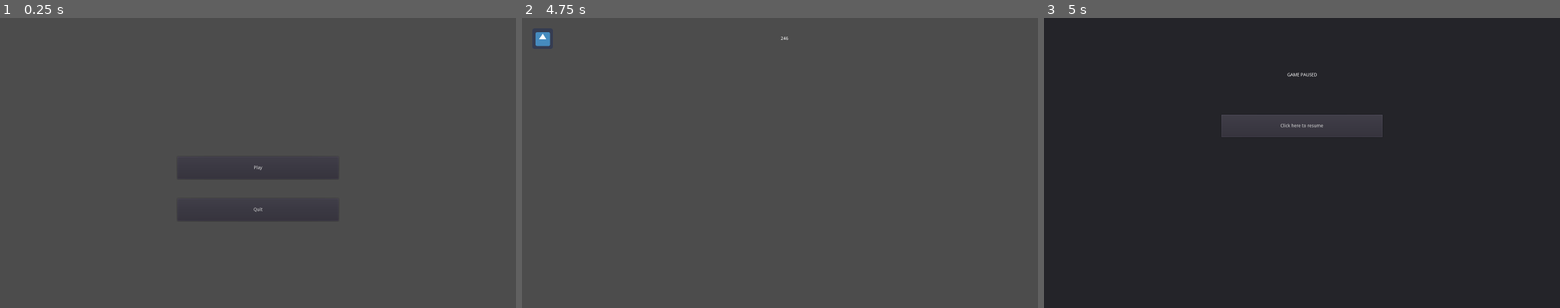
Above: before the commit, frames 1-3 (left to right).
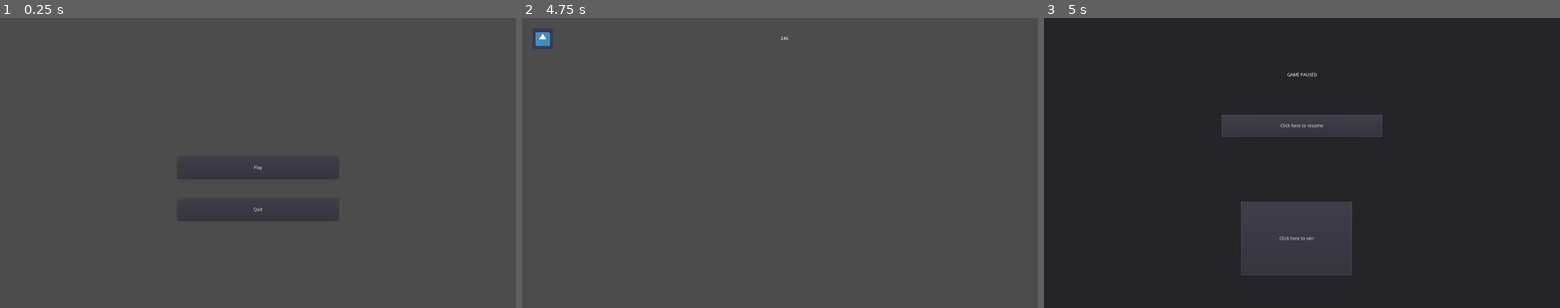
Above: after the commit, the same moments.

Repository: SuperZikoure/Impact_Jam
Game: Godot game, scene res://MainMenu.tscn
Two runs of this game, one before a commit and one after it. Both use one fixed random seed, a clock stepped at 60 frames per second and the inputs below. The engine's default icon, where the game draws it, is replaced by a stand-in: a white triangle on a blue panel in a dark square.
Inputs:
- Up to frame 1 (0.25 s): no input
- Up to frame 2 (4.75 s): click "Play" at 0.5 s; tap Enter at 1.25, 2.75, 4.25 s; tap Space at 2, 3.5 s
- Up to frame 3 (5 s): tap Escape (ui_cancel) at 4.9 s

Frames 1-2 are identical in both runs. In frame 3, 3.5% of the frame differs, in the area x 38-60%, y 63-89%.

Commit message:
Adding win scene

Diff:
--- a/Impact Jam/PauseInterface.tscn
+++ b/Impact Jam/PauseInterface.tscn
@@ -15,6 +15,13 @@
 margin_bottom = 900.0
 script = ExtResource( 2 )
 
+[node name="Label" type="Label" parent="PausePanel"]
+margin_left = 754.0
+margin_top = 170.0
+margin_right = 847.0
+margin_bottom = 184.0
+text = "GAME PAUSED"
+
 [node name="Button" type="Button" parent="PausePanel"]
 margin_left = 550.0
 margin_top = 300.0
@@ -22,11 +29,12 @@
 margin_bottom = 370.0
 text = "Click here to resume"
 
-[node name="Label" type="Label" parent="PausePanel"]
-margin_left = 754.0
-margin_top = 170.0
-margin_right = 847.0
-margin_bottom = 184.0
-text = "GAME PAUSED"
+[node name="Button2" type="Button" parent="PausePanel"]
+margin_left = 610.0
+margin_top = 570.0
+margin_right = 956.0
+margin_bottom = 800.0
+text = "Click here to win"
 
 [connection signal="pressed" from="PausePanel/Button" to="PausePanel" method="_on_Button_pressed"]
+[connection signal="pressed" from="PausePanel/Button2" to="PausePanel" method="_on_Button2_pressed"]
--- a/Impact Jam/PausePanel.gd
+++ b/Impact Jam/PausePanel.gd
@@ -6,8 +6,15 @@
 func resume_game():
 	$".".hide()
 	get_tree().paused = false
-	pass
 
 func _on_Button_pressed():
 	resume_game()
-	pass
+
+
+func _on_Button2_pressed():
+	var err = get_tree().change_scene("res://WinScene.tscn")
+
+	if err != OK:
+		print("Failed to load game scene")
+	else:
+		resume_game()
--- /dev/null
+++ b/Impact Jam/WinScene.gd
@@ -0,0 +1,10 @@
+extends Control
+
+func _ready():
+	pass
+
+func _on_Button_pressed():
+	var n_err = get_tree().change_scene("res://MainMenu.tscn")
+
+	if n_err != OK:
+		print("Couldn't load MainMenu.tscn")
--- /dev/null
+++ b/Impact Jam/WinScene.tscn
@@ -0,0 +1,30 @@
+[gd_scene load_steps=2 format=2]
+
+[ext_resource path="res://WinScene.gd" type="Script" id=1]
+
+[node name="WinScene" type="Control"]
+anchor_right = 1.0
+anchor_bottom = 1.0
+script = ExtResource( 1 )
+
+[node name="BlackBG" type="Panel" parent="."]
+margin_right = 1600.0
+margin_bottom = 900.0
+
+[node name="WinText" type="Label" parent="."]
+margin_left = 350.0
+margin_top = 200.0
+margin_right = 1250.0
+margin_bottom = 650.0
+text = "CONGRATZ YOU WON DEH GAME"
+align = 1
+valign = 1
+
+[node name="Button" type="Button" parent="."]
+margin_left = 470.0
+margin_top = 590.0
+margin_right = 1140.0
+margin_bottom = 720.0
+text = "Click here to go back to the menu"
+
+[connection signal="pressed" from="Button" to="." method="_on_Button_pressed"]
